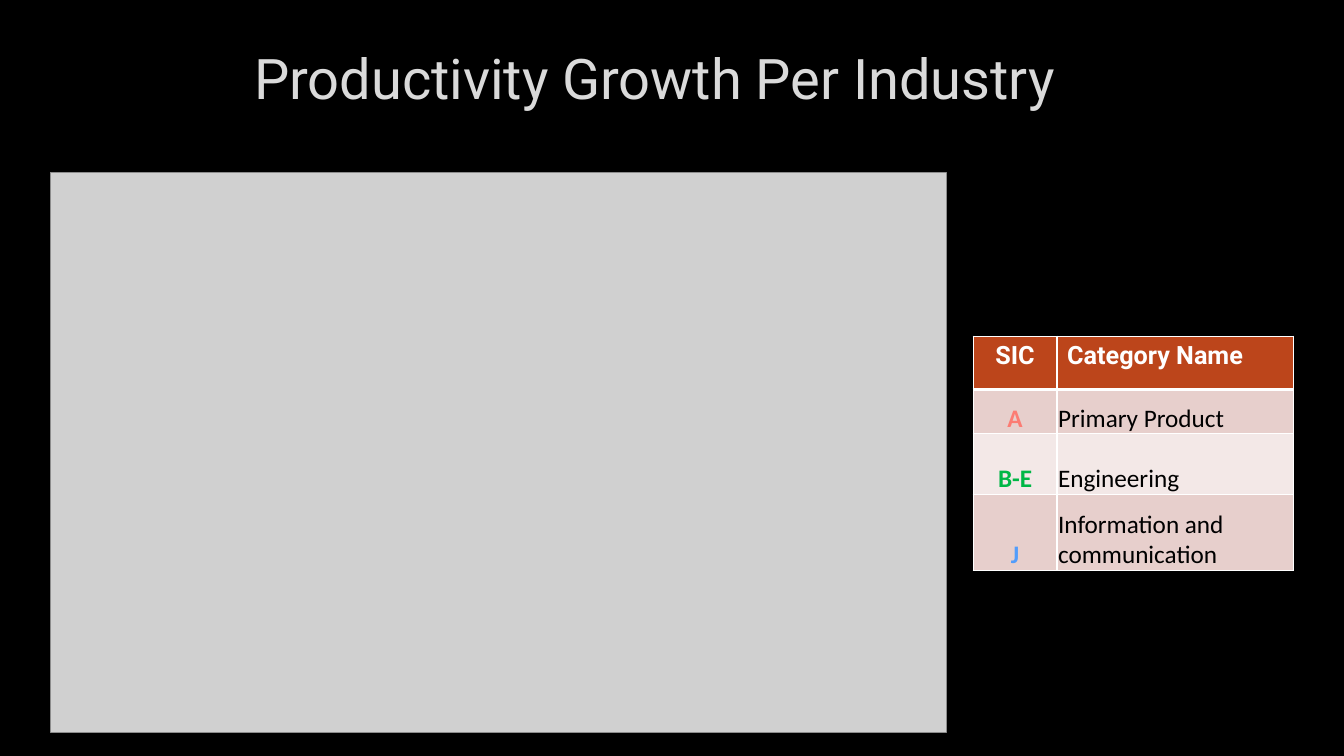
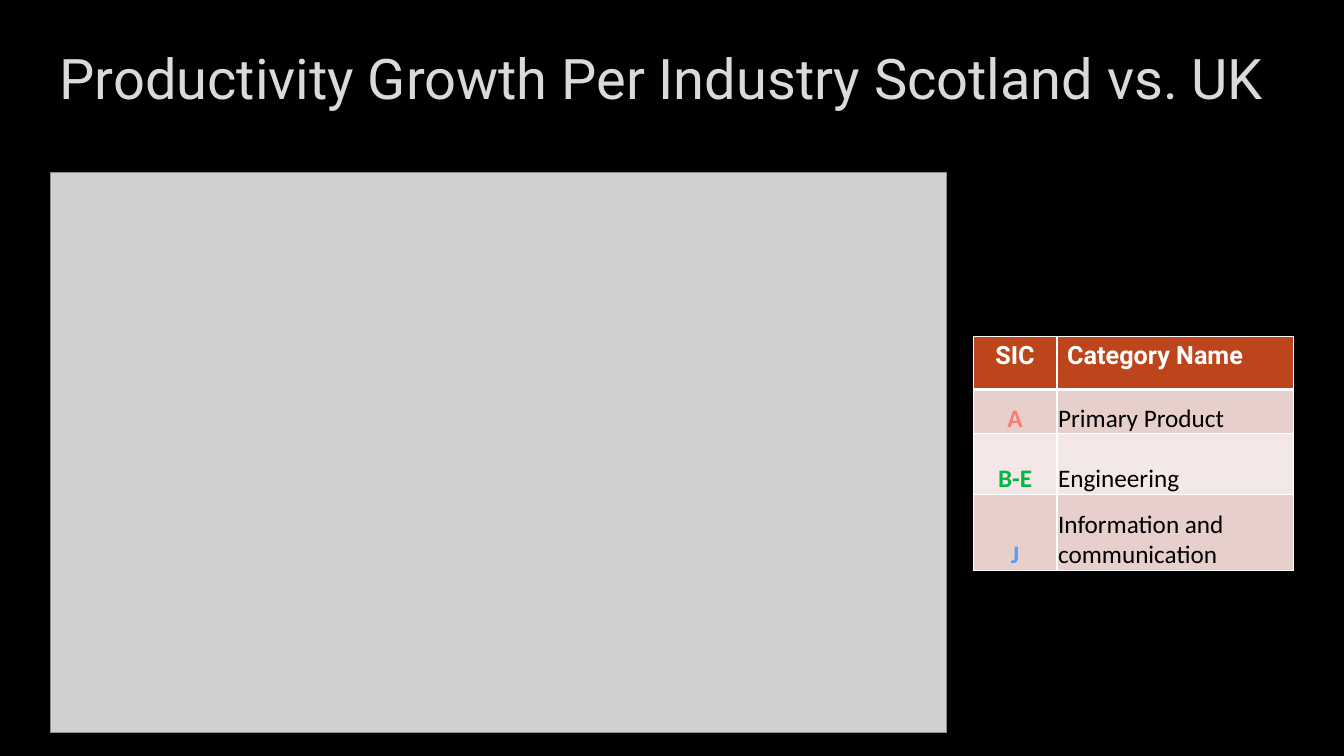
Before and after one commit to kanghinlee/Data-Projects, a slide deck: slide 10 of deloitte_productivity_project/presentation/New Microsoft PowerPoint Presentation.pptx. Drawn at 1344x756 pixels with LibreOffice and Linux fonts; fonts in the diff are those of the drawing; grey boxes stand for pictures; background and template pictures are left out. Boxes give left, top, right and bottom in pixels: in the first picture for what was removed or moved away, otherwise in the second. Text is boxed around its words. In the diff, an @@ line names an element or a change of style, - is before the commit and + after.

```diff
--- a/deloitte_productivity_project/presentation/New Microsoft PowerPoint Presentation.pptx
+++ b/deloitte_productivity_project/presentation/New Microsoft PowerPoint Presentation.pptx
@@ title at [59, 57, 1263, 111]: text changed @@
-Productivity Growth Per Industry
+Productivity Growth Per Industry Scotland vs. UK
```
Also in this commit, not shown: 7 other slides changed, 1 other file.
